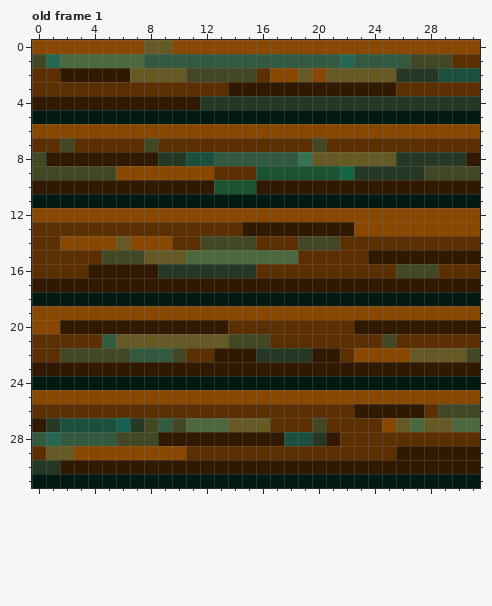
A pixel-art file gets an edit: Assets/Divers/Planks.aseprite. That is the earlier state.
32x32 pixels, 1 frame. Shown: old frame 1. The commit also changed other frames, which this record leaves out.
After the commit:
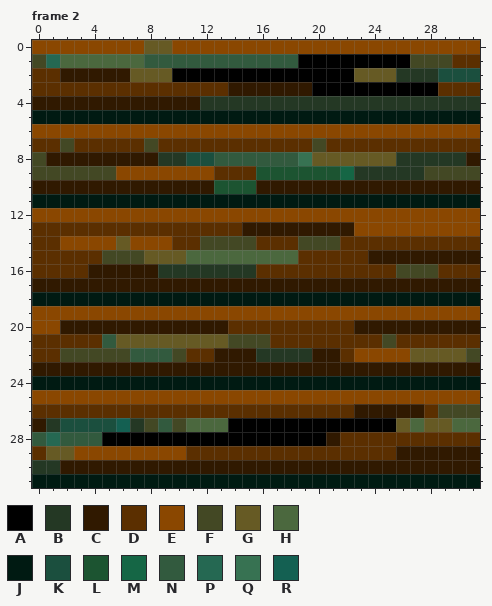
Palette (. is transparent): A #000000  B #243824  C #301900  D #5b2f00  E #8a4700  F #434824  G #665a24  H #4b683e  J #001a12  K #1b4f3e  L #1c5431  M #156645  N #325a3e  P #256852  Q #377252  R #146052
A new or re-ordered frame is compared with the old frame closest to it.
Change:
frames 1 -> 7
--- frame 2 is new; against old frame 1
@@ x 0..31 @@
  0 EEEEEEEEGGEEEEEEEEEEEEEEEEEEEEEE
- 1 FPHHHHHHNNNNNNNNNNNNNNPNNNNFFFDD
- 2 DDCCCCCGGGGFFFFFDEEGEGGGGGBBBKKK
- 3 DDDDDDDDDDDDDDCCCCCCCCCCCCDDDDDD
+ 1 FPHHHHHHNNNNNNNNNNNAAAAAAAAFFFDD
+ 2 DDCCCCCGGGAAAAAAAAAAAAAGGGBBBKKK
+ 3 DDDDDDDDDDDDDDCCCCCCAAAAAAAAADDD
  4 CCCCCCCCCCCCBBBBBBBBBBBBBBBBBBBB
@@ x 0..31 @@
 26 DDDDDDDDDDDDDDDDDDDDDDDCCCCCDFFF
-27 CBKKKKRBFNFHHHGGGDDDFDDDDEGHGGHH
-28 NPNNNNFFFCCCCCCCCCKKBCDDDDDDDDDD
+27 CBKKKKRBFNFHHHAAAAAAAAAAAAGHGGHH
+28 NPNNNAAAAAAAAAAAAAAAACDDDDDDDDDD
 29 DGGEEEEEEEEDDDDDDDDDDDDDDDCCCCCC
